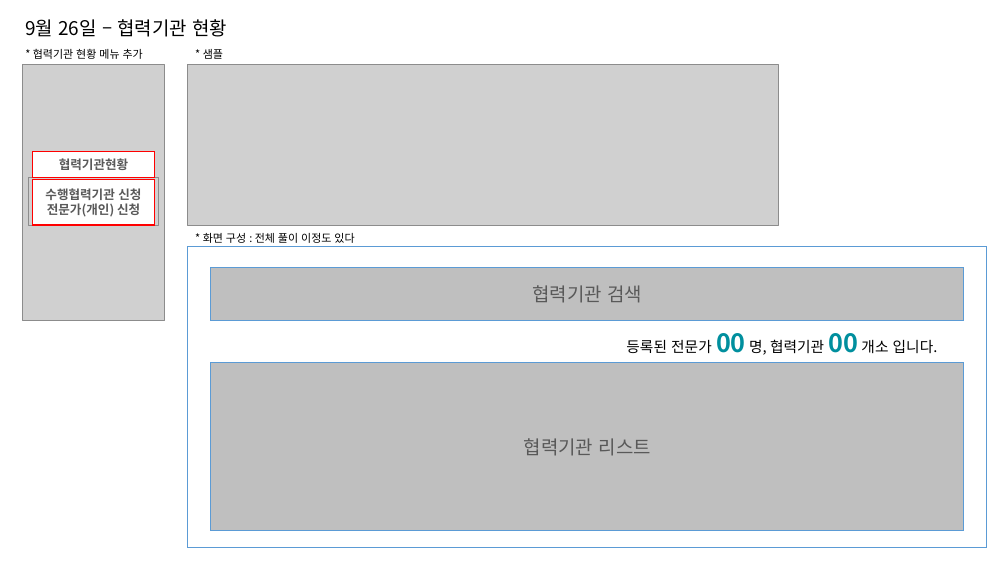
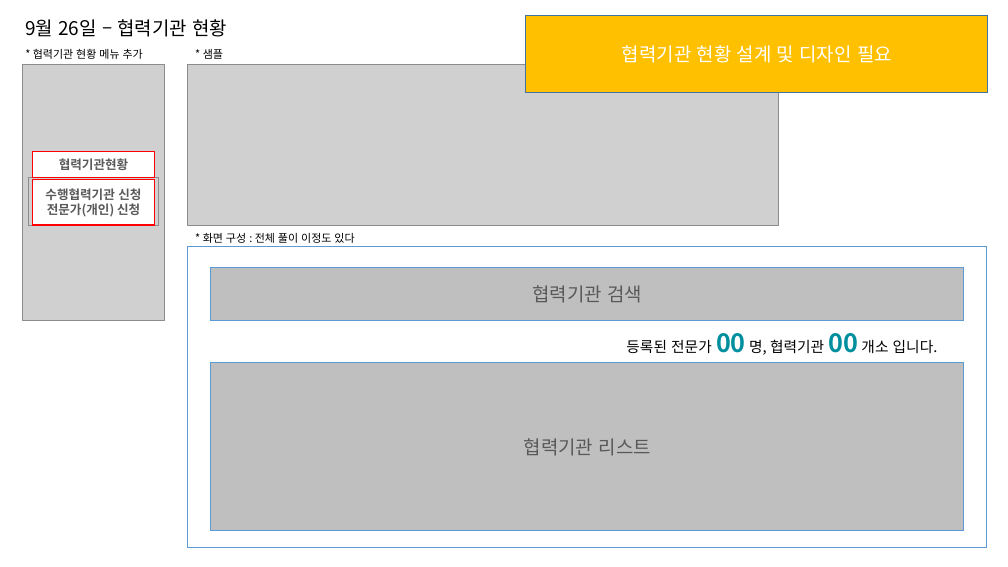
Before and after one commit to box3101/Association, a slide deck: slide 4 of 20220930_133718_임자혁_(jhim@ispark.kr)_표준협회_수정사항/20220930_사이트수정사항_v1.0.pptx (slide 3 before the commit). Drawn at 1008x567 pixels with LibreOffice and Linux fonts; fonts in the diff are those of the drawing; grey boxes stand for pictures. Boxes give left, top, right and bottom in pixels: in the first picture for what was removed or moved away, otherwise in the second. Text is boxed around its words. In the diff, an @@ line names an element or a change of style, - is before the commit and + after.

```diff
--- a/20220930_133718_임자혁_(jhim@ispark.kr)_표준협회_수정사항/20220930_사이트수정사항_v1.0.pptx
+++ b/20220930_133718_임자혁_(jhim@ispark.kr)_표준협회_수정사항/20220930_사이트수정사항_v1.0.pptx
@@ rectangle added at [526,16,988,93], fill #FFC000, outline #43739E 1 pt, 18 pt, text #FFFFFF @@
+협력기관 현황 설계 및 디자인 필요
```
Also in this commit, not shown: 4 other slides changed, 1 slide added, 15 slides removed, 11 other files.
